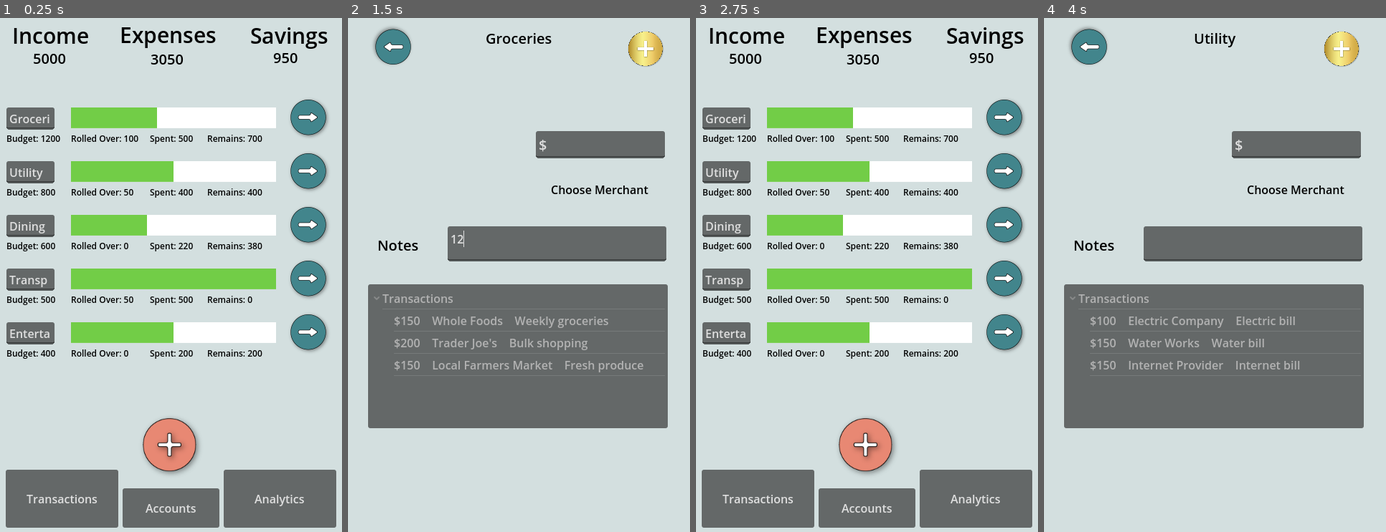
Above: before the commit, frames 1-4 (left to right).
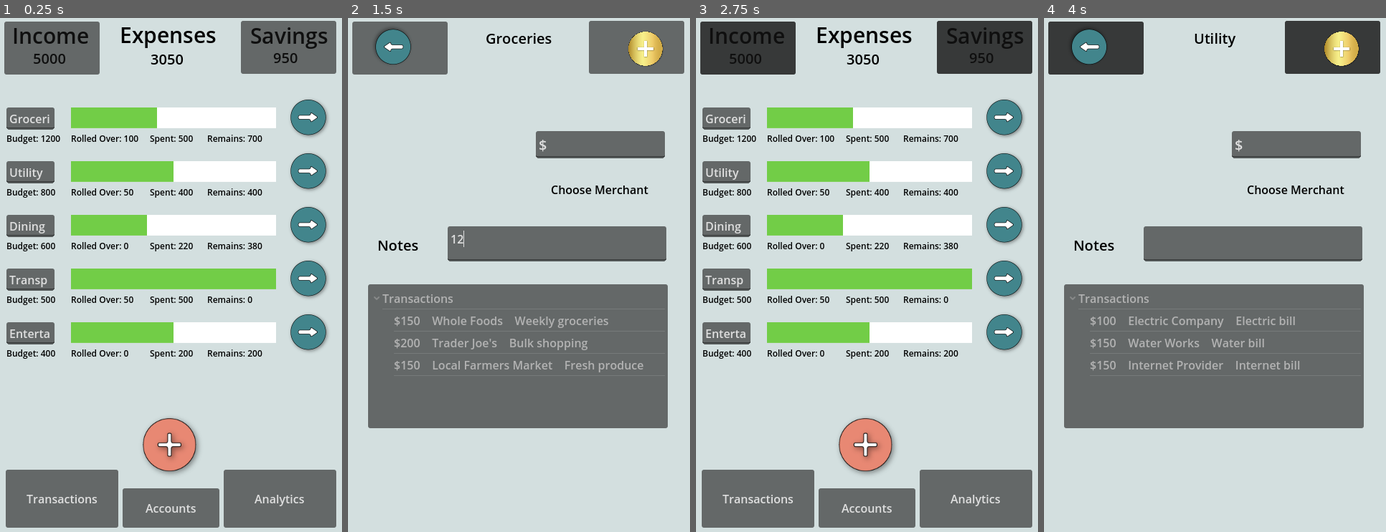
Above: after the commit, the same moments.

Repository: EthannYakabuski/BudgetApp
Game: Godot game, scene res://add_main_category.tscn
The game is run twice, just before and just after one commit, with the same random seed, the same clock (stepped at 60 frames per second) and the same inputs.
Inputs (mouse positions are in pixels of both pictures, inside the frame that each line leads up to):
- Up to frame 1 (0.25 s): no input
- Up to frame 2 (1.5 s): click (655, 120) at 0.52 s; click (556, 244) at 1.27 s; type "12" at 1.35 s
- Up to frame 3 (2.75 s): click (747, 48) at 2.02 s
- Up to frame 4 (4 s): click (1331, 48) at 2.77 s; click (1351, 172) at 3.52 s

The runs differ from the first frame. In frame 1, 5.2% of the frame differs, in the area x 1-99%, y 0-12%; in frame 2, 4.7%; in frame 3, 5.2%; in frame 4, 4.7%.

Commit message:
add income and savings button at top

Diff:
--- a/add_main_category.gd
+++ b/add_main_category.gd
@@ -292,3 +292,11 @@
 
 func _on_transactions_menu_pressed():
 	print("loading transactions")
+
+
+func _on_income_button_pressed():
+	print("loading income window")
+
+
+func _on_savings_button_pressed():
+	print("loading savings window")
--- a/add_main_category.tscn
+++ b/add_main_category.tscn
@@ -97,7 +97,21 @@
 offset_bottom = 712.0
 text = "Analytics"
 
+[node name="IncomeButton" type="Button" parent="."]
+offset_left = 7.0
+offset_top = 5.0
+offset_right = 140.0
+offset_bottom = 79.0
+
+[node name="SavingsButton" type="Button" parent="."]
+offset_left = 337.0
+offset_top = 4.0
+offset_right = 470.0
+offset_bottom = 78.0
+
 [connection signal="pressed" from="AddChildItem" to="." method="_on_texture_button_pressed"]
 [connection signal="pressed" from="TransactionsMenu" to="." method="_on_transactions_menu_pressed"]
 [connection signal="pressed" from="AnalyticsMenu" to="." method="_on_analytics_menu_pressed"]
 [connection signal="pressed" from="AccountsMenu" to="." method="_on_accounts_menu_pressed"]
+[connection signal="pressed" from="IncomeButton" to="." method="_on_income_button_pressed"]
+[connection signal="pressed" from="SavingsButton" to="." method="_on_savings_button_pressed"]
